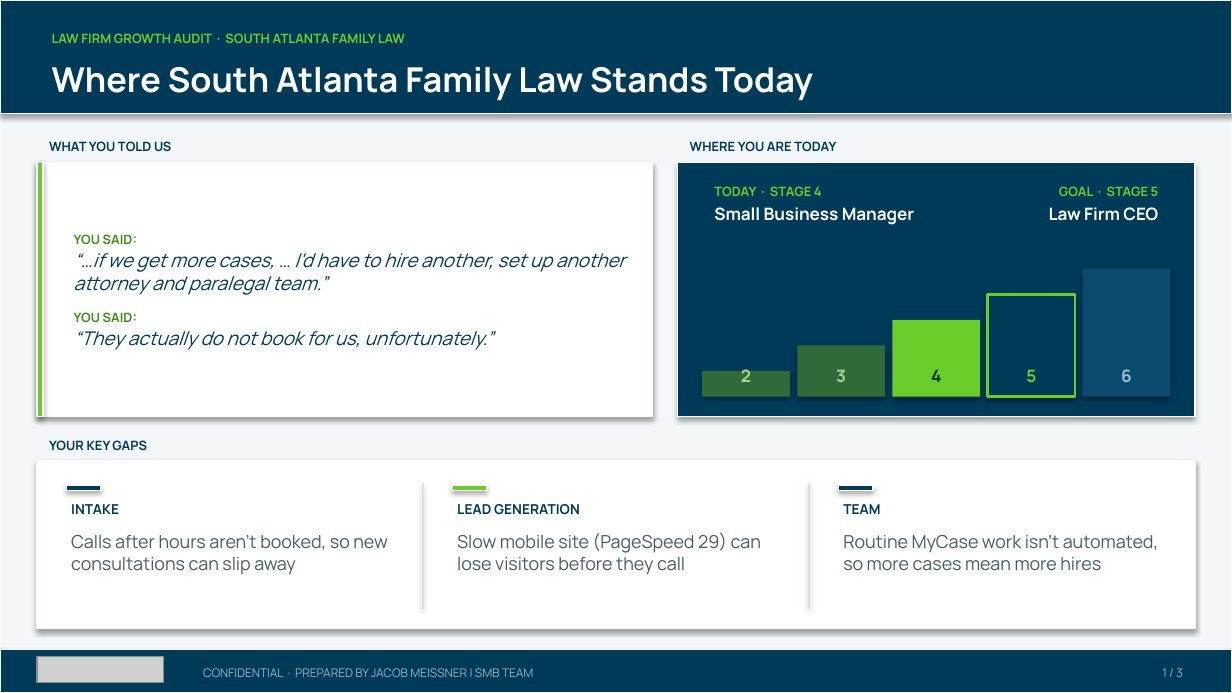
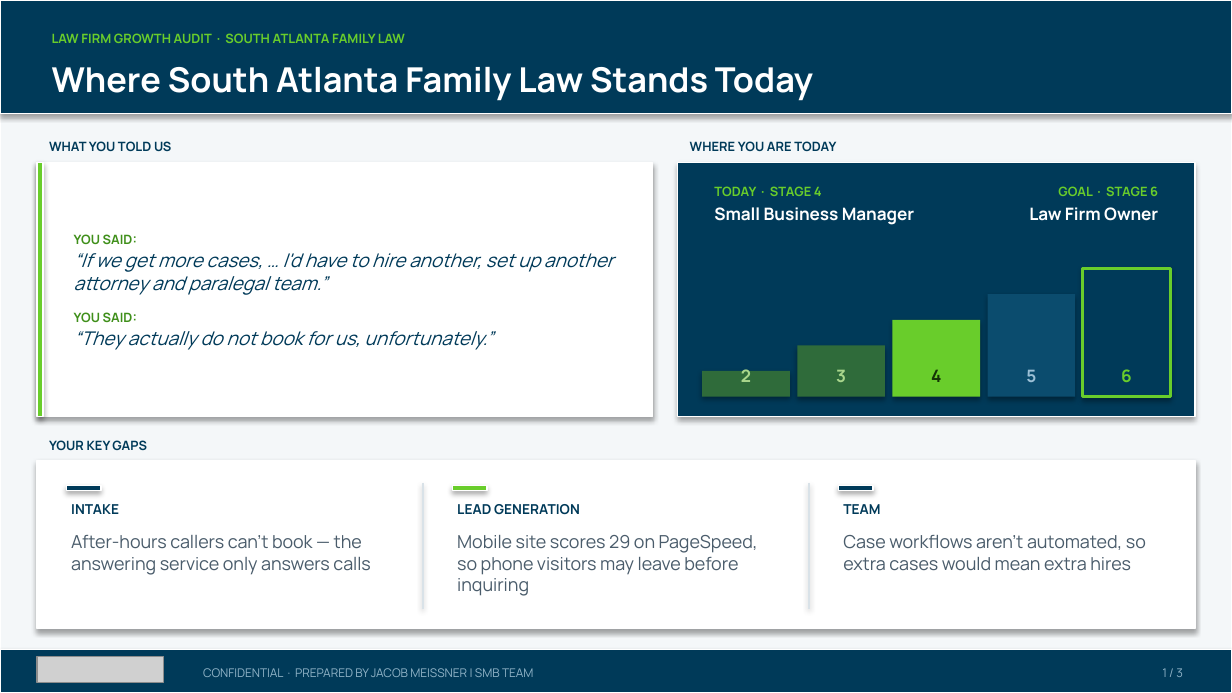
Before and after one commit to SMB-Team-Technology/workwith-smbteam, a slide deck: slide 1 of south-atlanta-family-law/SouthAtlantaFamilyLaw_November52026_Proposal.pptx. Drawn at 1232x693 pixels with LibreOffice and Linux fonts; fonts in the diff are those of the drawing; grey boxes stand for pictures. Boxes give left, top, right and bottom in pixels: in the first picture for what was removed or moved away, otherwise in the second. Text is boxed around its words. In the diff, an @@ line names an element or a change of style, - is before the commit and + after.

```diff
--- a/south-atlanta-family-law/SouthAtlantaFamilyLaw_November52026_Proposal.pptx
+++ b/south-atlanta-family-law/SouthAtlantaFamilyLaw_November52026_Proposal.pptx
@@ text at (x1=1029, y1=207, x2=1158, y2=221): text changed @@
-Law Firm CEO
+Law Firm Owner
@@ text at (x1=1058, y1=186, x2=1158, y2=196): text changed @@
-GOAL · STAGE 5
+GOAL · STAGE 6
@@ text at (x1=74, y1=253, x2=613, y2=295): text changed @@
-“…if we get more cases, … I'd have to hire another, set up another attorney and paralegal team.”
+“If we get more cases, … I'd have to hire another, set up another attorney and paralegal team.”
@@ rectangle at (x1=1083, y1=269, x2=1170, y2=397): fill #0B4C6E to #003A59; outline none to #69CD2B 1.5 pt @@
@@ rectangle at (x1=988, y1=294, x2=1076, y2=397): fill #003A59 to #0B4C6E; outline #69CD2B 1.5 pt to none @@
@@ text "5" at (x1=1026, y1=369, x2=1036, y2=382): text colour #69CD2B to #9CC0D6 @@
@@ text "6" at (x1=1121, y1=369, x2=1132, y2=382): text colour #9CC0D6 to #69CD2B @@
@@ text at (x1=71, y1=535, x2=370, y2=575): text changed @@
-Calls after hours aren't booked, so new consultations can slip away
+After-hours callers can't book — the answering service only answers calls
@@ text at (x1=457, y1=535, x2=758, y2=596): text changed @@
-Slow mobile site (PageSpeed 29) can lose visitors before they call
+Mobile site scores 29 on PageSpeed, so phone visitors may leave before inquiring
@@ text at (x1=843, y1=535, x2=1146, y2=571): text changed @@
-Routine MyCase work isn't automated, so more cases mean more hires
+Case workflows aren't automated, so extra cases would mean extra hires
```
Also in this commit, not shown: 2 other slides changed, 1 other file.
